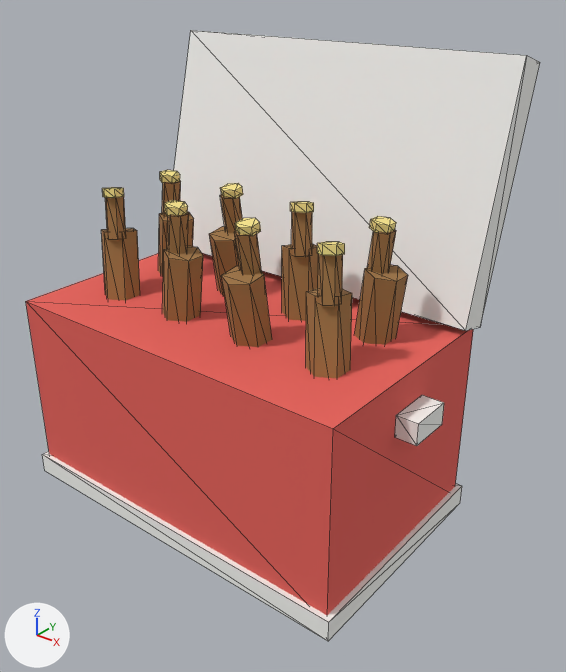
The glTF model models/cooler.glb as it was, and as the next commit left it.
Before and after are seen from a camera (50 mm lens) standing at (0.862, -0.96, 0.958) and looking at (0.056, 0.049, 0.333). Lighting does not change. The marker at lower left points along +X, +Y and +Z. The older version comes first. Mesh edges are drawn as thin lines. Vertices at exactly the same position are counted once.

Objects in the first picture: 'cooler'.
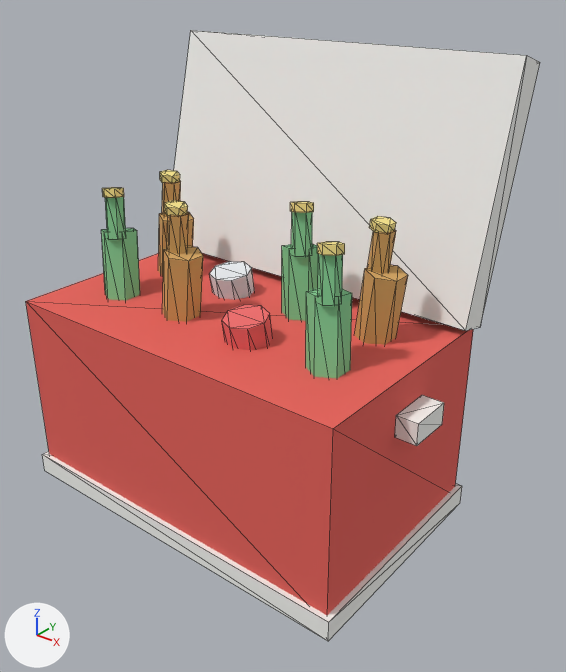
Where the change shows, as pixel boxes [x1, y1, x2, y2] in the pictures (566 x 672 px):
'cooler', recoloured, reshaped (lighter): [26, 30, 540, 641] in both
part 1 of me_cooler, rebuilt: before [221, 266, 272, 347]; after [222, 305, 273, 350]
part 2 of me_cooler, rebuilt: before [209, 227, 239, 296]; after [210, 261, 255, 300]
part 3 of me_cooler, deleted: before [235, 218, 261, 236]
part 4 of me_cooler, deleted (brown): before [234, 231, 262, 275]
part 5 of me_cooler, deleted: before [220, 183, 243, 199]
part 6 of me_cooler, deleted (brown): before [220, 194, 243, 233]
part 7 of me_cooler, recoloured (brown to green): [101, 197, 352, 378] in both

The edits, one by one:
Material 'beer' (mat_beer) changes colour from brown #a07645 to orange #d4a661; in linear values from (0.35, 0.18, 0.06) to (0.66, 0.38, 0.12).
Material 'can_red' (mat_can_red) is new.
Its base color is (0.85, 0.15, 0.15) (red #ed6c6c).
Its roughness is 1.0.
Material 'beer_green' (mat_beer_green) is new.
Its base color is (0.22, 0.6, 0.28) (green #81cb90).
Its roughness is 1.0.
Material 'can_silver' (mat_can_silver) is new.
Its base color is (0.8, 0.82, 0.86) (white #e7eaef).
Its roughness is 1.0.
me_cooler is used by ob_cooler; location (0.0, 0.0, 0.2).
me_cooler had 336 vertices, 552 faces and spanned x -0.39..0.39, y -0.22..0.323, z -0.2..0.621.
me_cooler now has 296 vertices, 488 faces and spans x -0.39..0.39, y -0.22..0.323, z -0.2..0.621.
me_cooler part 1: the loose piece of 12 vertices spanning x 0.05..0.11, y -0.12..-0.02, z 0.096..0.304 is rebuilt with 16 vertices and now spans x 0.04..0.12, y -0.119..-0.021, z 0.09..0.23, in mat_can_red (red #ed6c6c).
me_cooler part 2: the loose piece of 12 vertices spanning x -0.11..-0.05, y 0.02..0.12, z 0.096..0.304 is rebuilt with 16 vertices and now spans x -0.12..-0.04, y 0.021..0.119, z 0.09..0.23, in mat_can_silver (white #e7eaef).
me_cooler part 3: the loose piece of 12 vertices spanning x 0.063..0.097, y -0.091..-0.049, z 0.365..0.385 is deleted.
me_cooler part 4: the loose piece of 12 vertices spanning x 0.064..0.096, y -0.094..-0.046, z 0.288..0.372 is deleted.
me_cooler part 5: the loose piece of 12 vertices spanning x -0.097..-0.063, y 0.049..0.091, z 0.365..0.385 is deleted.
me_cooler part 6: the loose piece of 12 vertices spanning x -0.096..-0.064, y 0.046..0.094, z 0.288..0.372 is deleted.
me_cooler part 7: 120 faces spanning x -0.282..0.282, y -0.12..0.12, z 0.096..0.372 switch from mat_beer (brown #a07645) to mat_beer_green (green #81cb90).
me_cooler gains material mat_can_red (red #ed6c6c).
me_cooler gains material mat_can_silver (white #e7eaef).
